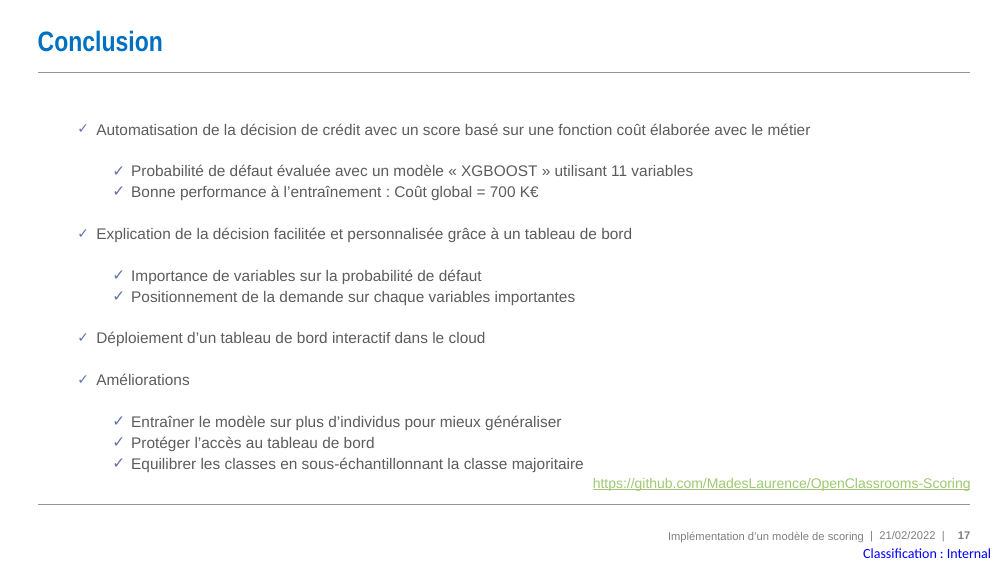
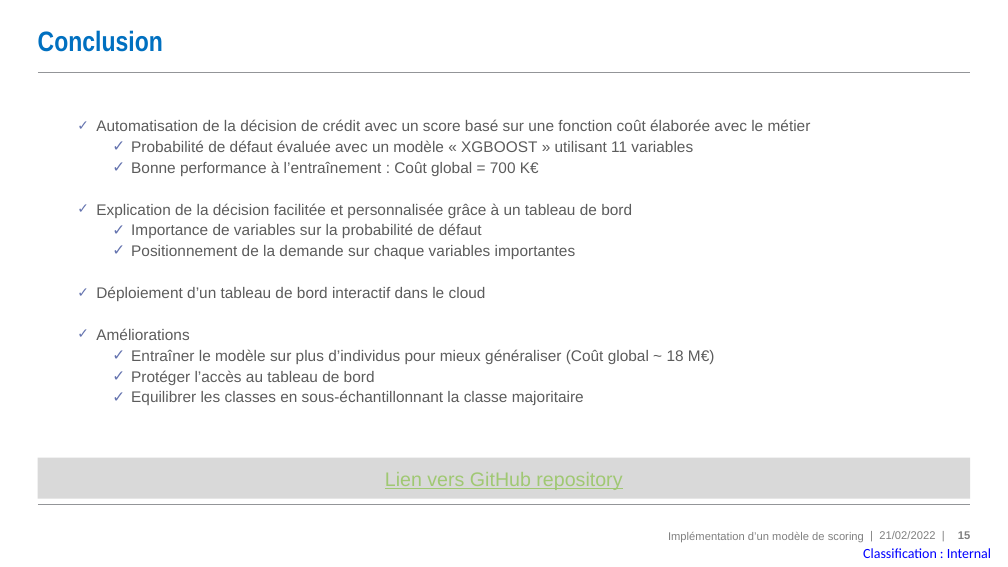
Before and after one commit to MadesLaurence/OpenClassrooms-Fruits-Project-8-, a slide deck: slide 15 of PPAD_07_support.pptx (slide 17 before the commit). Drawn at 1008x567 pixels with LibreOffice and Linux fonts; fonts in the diff are those of the drawing. Boxes give left, top, right and bottom in pixels: in the first picture for what was removed or moved away, otherwise in the second. Text is boxed around its words. In the diff, an @@ line names an element or a change of style, - is before the commit and + after.

```diff
--- a/PPAD_07_support.pptx
+++ b/PPAD_07_support.pptx
@@ text at <box>131,349,715,364</box>: text changed @@
-    ✓ Entraîner le modèle sur plus d’individus pour mieux généraliser
+    ✓ Entraîner le modèle sur plus d’individus pour mieux généraliser (Coût global ~ 18 M€)
@@ rectangle "Lien vers GitHub repository": place and size @@
-rectangle "Lien vers GitHub repository" at <box>593,478,971,491</box>
+rectangle "Lien vers GitHub repository" at <box>37,458,970,499</box>
@@ rectangle "Lien vers GitHub repository" at <box>37,458,970,499</box>: vertical alignment top to middle; fill none to #D9D9D9 @@
@@ text in rectangle at <box>385,472,622,490</box>: text changed; size 10 to 14 pt @@
-    https://github.com/MadesLaurence/OpenClassrooms-Scoring
+    Lien vers GitHub repository
@@ page number at <box>958,531,970,539</box>: text changed @@
-17
+15
```
Also in this commit, not shown: 7 other slides changed.
